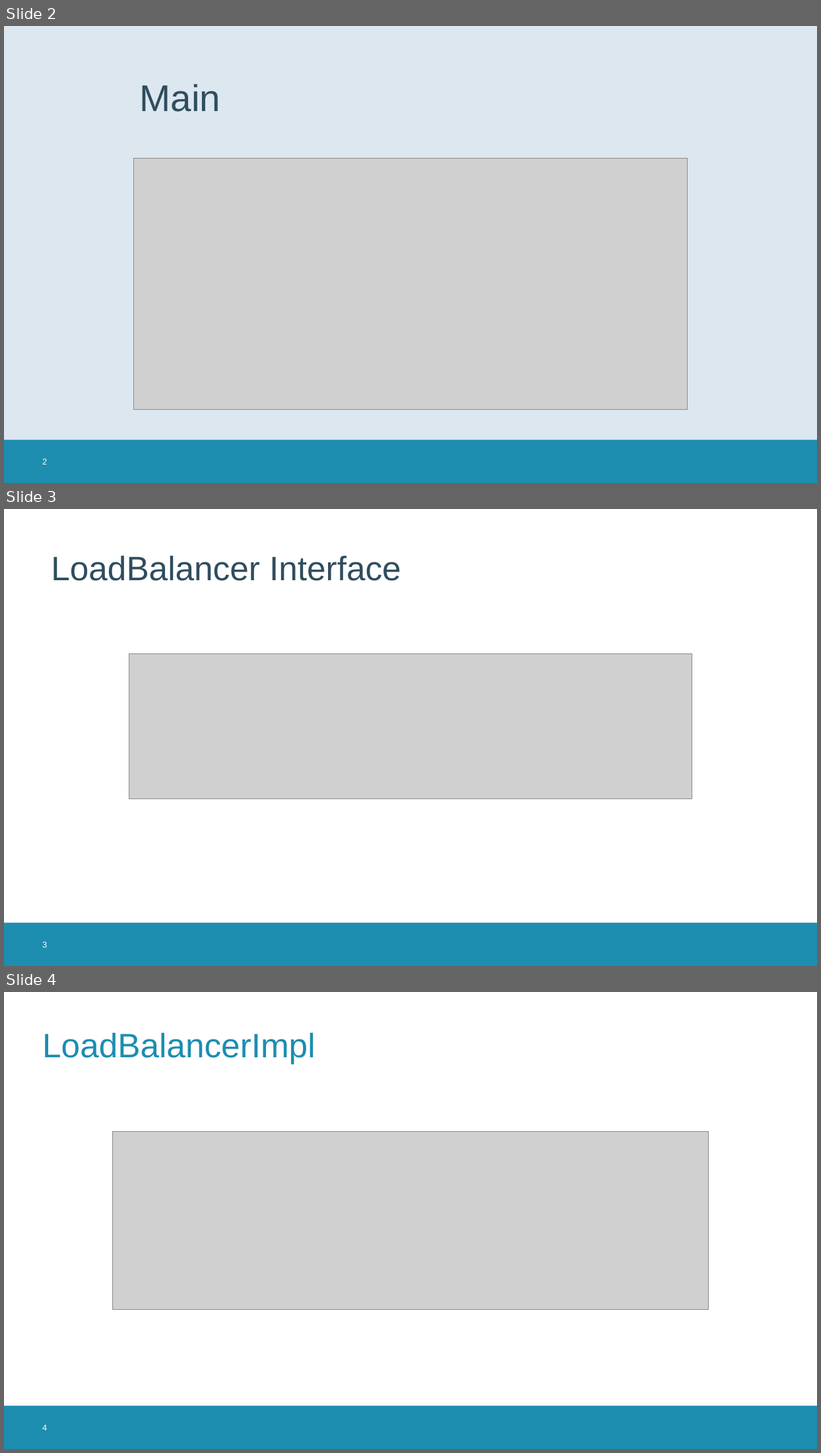
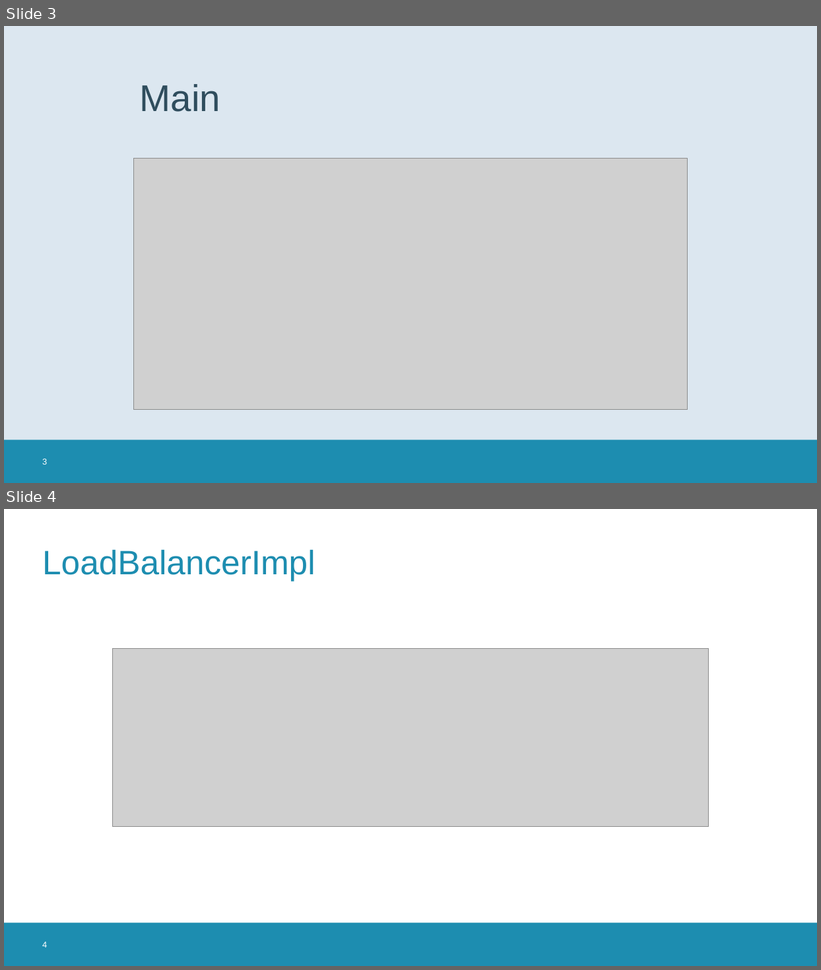
Before and after one commit to Benjamin4-23/secure_messaging_app, a slide deck: project_bulletin_board.pptx. Shown one above the other, each under a label of ours: slides 2, 3 and 4 before the commit, slides 3 and 4 after it. The pictures are 821x1453 and 821x970 pixels, drawn with LibreOffice and Linux fonts; fonts in the diff are those of the drawing; grey boxes stand for pictures; background and template pictures are left out. Boxes give left, top, right and bottom in pixels: in the first picture for what was removed or moved away, otherwise in the second. Text is boxed around its words. In the diff, an @@ line names an element or a change of style, - is before the commit and + after.

```diff
--- a/project_bulletin_board.pptx
+++ b/project_bulletin_board.pptx
@@ slide 3 removed at [4,509,817,966], background #FFFFFF; not listed: 1 template element that a slide beside it also shows @@
@@ text removed at [51,556,401,581] @@
-LoadBalancer Interface
@@ picture removed at [129,654,692,799] @@
@@ page number removed at [42,942,47,948] @@
-3
@@ what was slide 2 is now slide 3 @@
@@ page number at [42,459,47,465]: text changed @@
-2
+3
```
Also in this commit, not shown: 1 slide added, 1 other slide removed.
